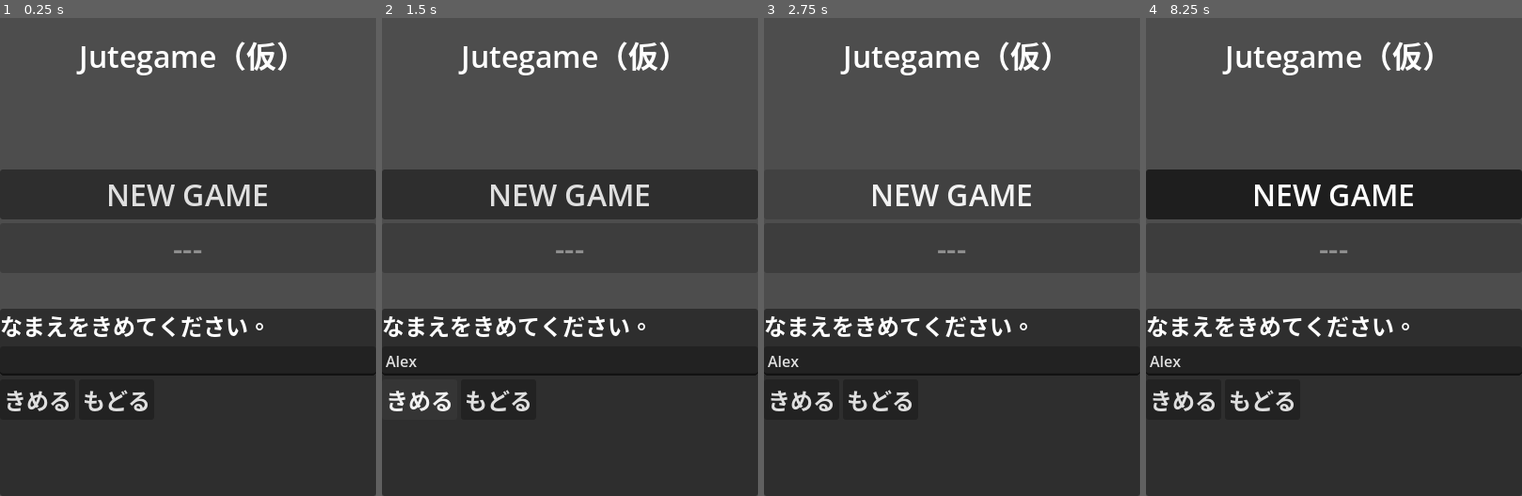
Above: before the commit, frames 1-4 (left to right).
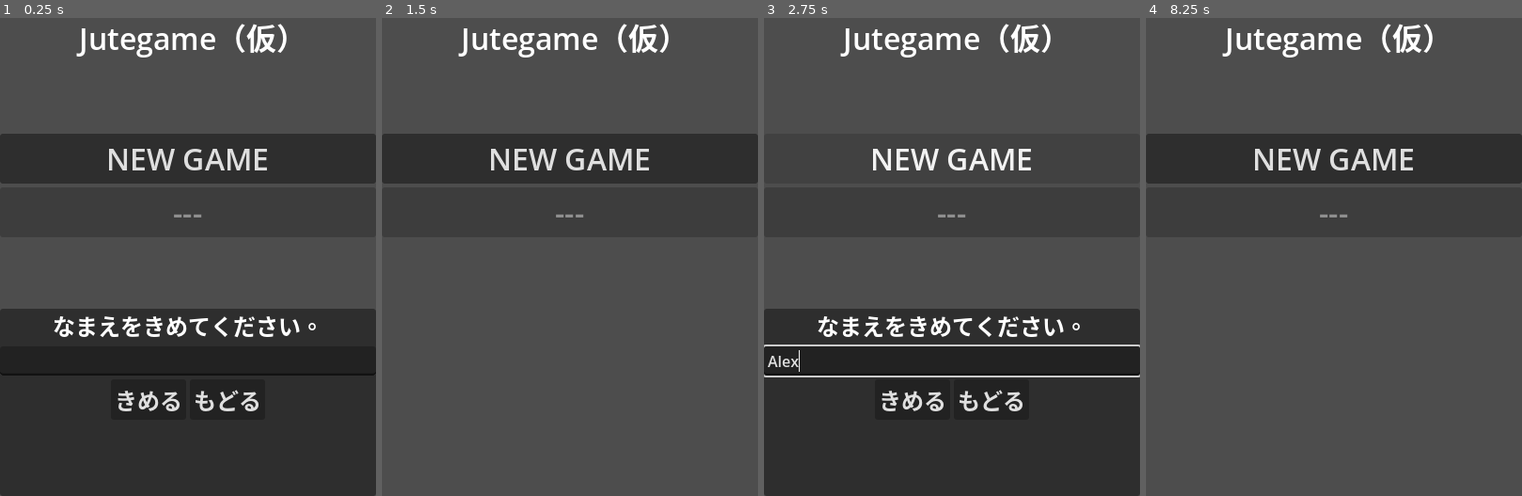
Above: after the commit, the same moments.

Repository: allgorilla/jutegame
Game: Godot game, scene res://scenes/TitleScene.tscn
Two runs of this game, one before a commit and one after it. Both use one fixed random seed, a clock stepped at 60 frames per second and the inputs below.
Inputs (mouse positions are in pixels of both pictures, inside the frame that each line leads up to):
- Up to frame 1 (0.25 s): no input
- Up to frame 2 (1.5 s): click (570, 362) at 0.52 s; type "Alex" at 0.6 s; click "きめる" at 1.25 s
- Up to frame 3 (2.75 s): click "NEW GAME" at 2 s
- Up to frame 4 (8.25 s): click "もどる" at 2.75 s; click "NEW GAME" at 3.5 s; click "きめる" at 4.25 s; click (1262, 400) at 5 s, where only the run before the commit has a clickable "もどる"; click "NEW GAME" at 5.75 s; click "きめる" at 6.5 s; click (1262, 400) at 7.25 s, where only the run before the commit has a clickable "もどる"; tap Enter at 8 s; move the mouse to (1416, 185) at 8.02 s; click (1416, 185) at 8.17 s

The runs differ from the first frame. In frame 1, 14% of the frame differs, in the area x 0-100%, y 1-83%; in frame 2, 49%; in frame 3, 7.8%; in frame 4, 56%, in the area x 0-100%, y 1-100%.

Commit message:
名前の入力に対応。

Diff:
--- a/scenes/TitleScene.tscn
+++ b/scenes/TitleScene.tscn
@@ -24,8 +24,8 @@
 anchors_preset = 15
 anchor_right = 1.0
 anchor_bottom = 1.0
-offset_top = 253.0
-offset_bottom = -231.0
+offset_top = 215.0
+offset_bottom = -269.0
 grow_horizontal = 2
 grow_vertical = 2
 
@@ -42,9 +42,9 @@
 [node name="MessageLabel" type="Label" parent="." unique_id=1068383628]
 layout_mode = 0
 offset_left = 84.0
-offset_top = 107.0
+offset_top = 88.0
 offset_right = 320.0
-offset_bottom = 155.0
+offset_bottom = 136.0
 theme_override_font_sizes/font_size = 32
 text = "Jutegame（仮）"
 
@@ -63,6 +63,7 @@
 
 [node name="Label" type="Label" parent="NameRegistrationPanel/VBoxContainer" unique_id=585687187]
 layout_mode = 2
+size_flags_horizontal = 4
 theme_override_font_sizes/font_size = 24
 text = "なまえをきめてください。"
 
@@ -71,10 +72,13 @@
 
 [node name="HBoxContainer" type="HBoxContainer" parent="NameRegistrationPanel/VBoxContainer" unique_id=634247]
 layout_mode = 2
+size_flags_horizontal = 4
 size_flags_vertical = 0
 
 [node name="ConfirmButton" type="Button" parent="NameRegistrationPanel/VBoxContainer/HBoxContainer" unique_id=13397920]
 layout_mode = 2
+size_flags_horizontal = 4
+size_flags_vertical = 4
 theme_override_font_sizes/font_size = 24
 text = "きめる"
 
@@ -85,3 +89,5 @@
 
 [connection signal="pressed" from="VBoxContainer/NewGameButton" to="." method="_on_new_game_button_pressed"]
 [connection signal="pressed" from="VBoxContainer/ContinueButton" to="." method="_on_continue_button_pressed"]
+[connection signal="pressed" from="NameRegistrationPanel/VBoxContainer/HBoxContainer/ConfirmButton" to="." method="_on_confirm_button_pressed"]
+[connection signal="pressed" from="NameRegistrationPanel/VBoxContainer/HBoxContainer/CancelButton" to="." method="_on_cancel_button_pressed"]
--- a/scripts/NetworkManager.gd
+++ b/scripts/NetworkManager.gd
@@ -14,9 +14,6 @@
 }
 var current_state = State.IDLE
 var pending_char_name = ""
-
-@onready var name_panel = $NameRegistrationPanel
-@onready var name_input = $NameRegistrationPanel/VBoxContainer/NameLineEdit
 
 func _ready():
 	http_request = HTTPRequest.new()
@@ -141,27 +138,3 @@
 	var err = http_request.request(url, [], HTTPClient.METHOD_GET)
 	if err != OK:
 		print("HTTPRequestを開始できませんでした。エラーコード:", err)
-
-# TitleScene.gd の一部
-
-
-# 1. NEW GAMEボタンが押されたらパネルを出す
-func _on_new_game_button_pressed():
-	name_panel.show()
-	name_input.grab_focus() # すぐに入力できる状態にする
-
-# 2. キャンセルが押されたら閉じる
-func _on_cancel_button_pressed():
-	name_panel.hide()
-
-# 3. 決定ボタンが押されたら通信開始！
-func _on_confirm_button_pressed():
-	var player_name = name_input.text.strip_edges() # 前後の空白を削除
-
-	if player_name == "":
-		print("名前を入力してください")
-		return
-
-	name_panel.hide()
-	# ここで以前のテスト用固定名ではなく、入力された名前を渡す
-	NetworkManager.request_new_game(player_name)
--- a/scripts/TitleScene.gd
+++ b/scripts/TitleScene.gd
@@ -2,6 +2,8 @@
 extends Control
 
 @onready var continue_button = $VBoxContainer/ContinueButton
+@onready var name_panel = $NameRegistrationPanel
+@onready var name_input = $NameRegistrationPanel/VBoxContainer/NameLineEdit
 
 const SAVE_PATH = "user://save_data.json"
 
@@ -15,11 +17,26 @@
 		continue_button.disabled = true
 		continue_button.text = "---"
 
+# 1. NEW GAMEボタンが押されたらパネルを出す
 func _on_new_game_button_pressed():
-	# 本来はここで名前入力フォームを出しますが、まずはテスト用に固定名で
-	var test_name = "勇者" + str(randi() % 100)
-	NetworkManager.request_new_game(test_name)
+	name_panel.show()
+	name_input.grab_focus() # すぐに入力できる状態にする
 
+# 2. キャンセルが押されたら閉じる
+func _on_cancel_button_pressed():
+	name_panel.hide()
+
+# 3. 決定ボタンが押されたら通信開始！
+func _on_confirm_button_pressed():
+	var player_name = name_input.text.strip_edges() # 前後の空白を削除
+
+	if player_name == "":
+		print("名前を入力してください")
+		return
+
+	name_panel.hide()
+	# ここで以前のテスト用固定名ではなく、入力された名前を渡す
+	NetworkManager.request_new_game(player_name)
 
 func _on_continue_button_pressed() -> void:
 	NetworkManager.load_existing_game()
